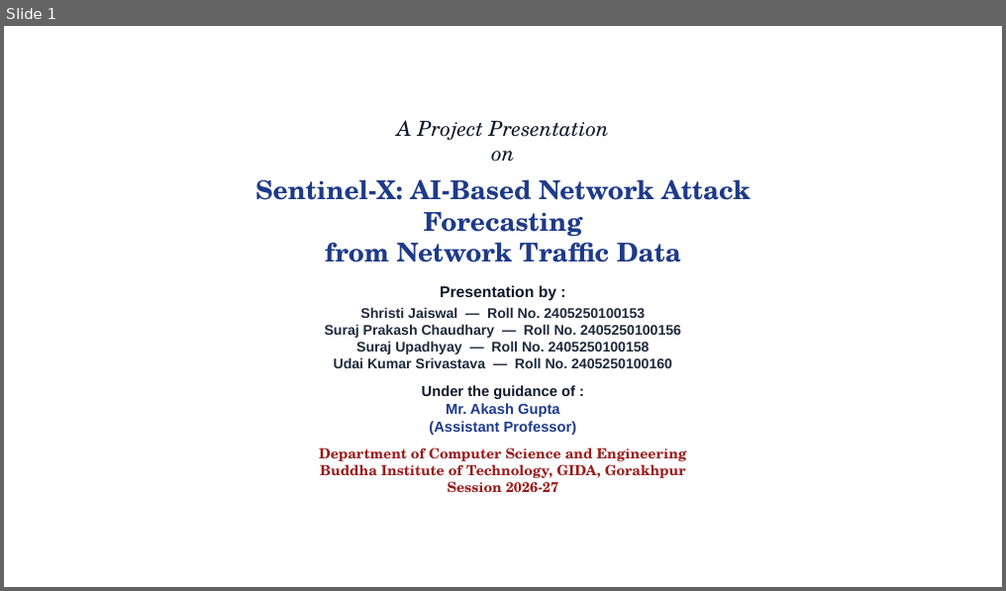
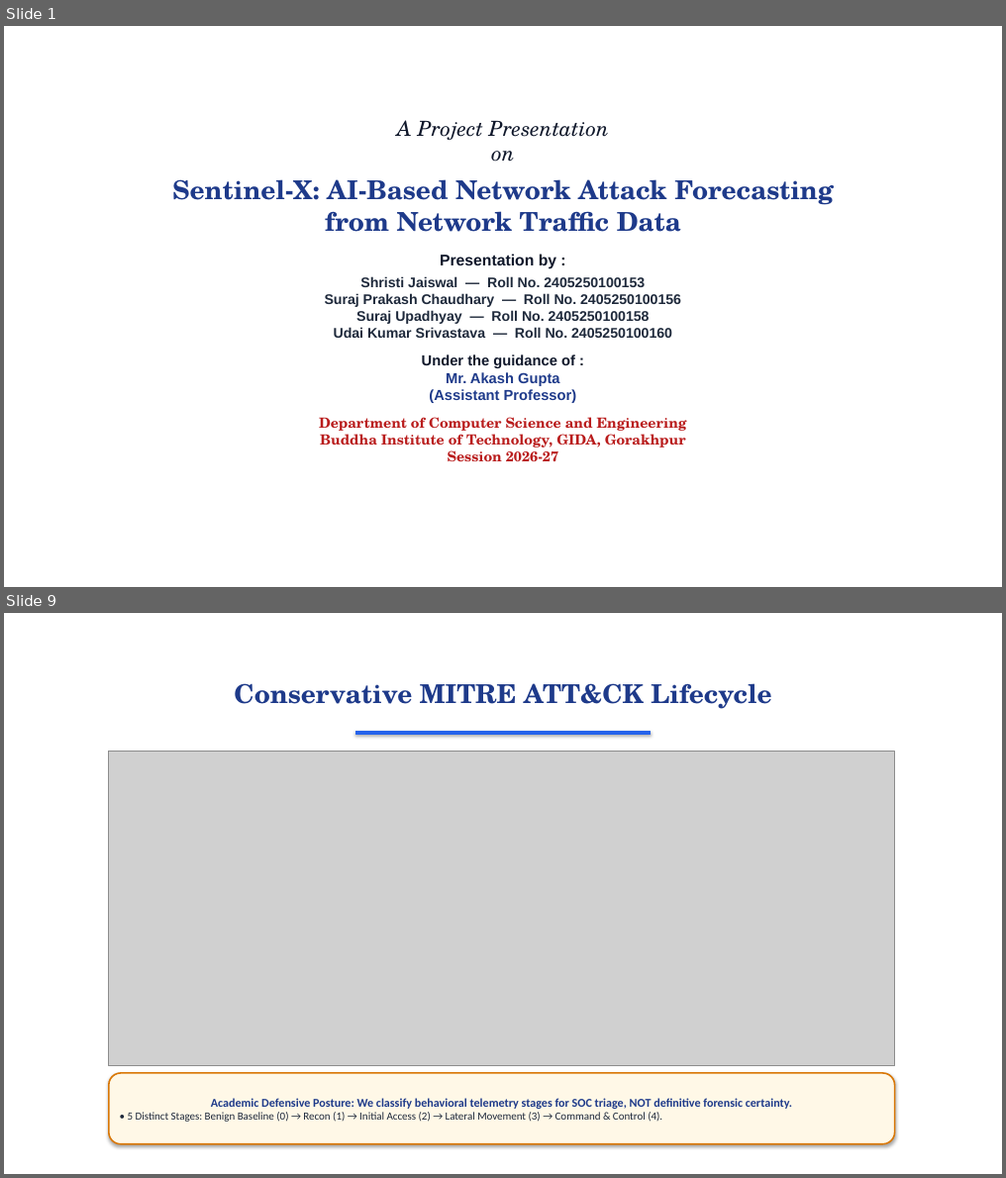
Before and after one commit to surajbuilds53/sentinel-x, a slide deck: Sentinel-X_Presentation.pptx. Shown one above the other, each under a label of ours: slide 1 before the commit, slides 1 and 9 after it; the slides between them are not shown. The pictures are 1006x591 and 1006x1178 pixels, drawn with LibreOffice and Linux fonts; fonts in the diff are those of the drawing; grey boxes stand for pictures; background and template pictures are left out. Boxes give left, top, right and bottom in pixels: in the first picture for what was removed or moved away, otherwise in the second. Text is boxed around its words. In the diff, an @@ line names an element or a change of style, - is before the commit and + after.

```diff
--- a/Sentinel-X_Presentation.pptx
+++ b/Sentinel-X_Presentation.pptx
@@ slide 9 added at <box>4,613,1002,1174</box>, background picture (left out) @@
@@ text added at <box>234,683,771,709</box>, 25 pt, text #1E3A8A, bold @@
+Conservative MITRE ATT&CK Lifecycle
@@ rectangle added at <box>355,731,650,735</box>, fill #2563EB, outline #2563EB 0.75 pt @@
@@ picture added at <box>109,752,895,1065</box> @@
@@ rounded rectangle added at <box>109,1073,895,1145</box>, fill #FFF8E7, outline #D97706 1.5 pt, 11.5 pt, text #1E3A8A, bold @@
+Academic Defensive Posture: We classify behavioral telemetry stages for SOC triage, NOT definitive forensic certainty.
+• 5 Distinct Stages: Benign Baseline (0) → Recon (1) → Initial Access (2) → Lateral Movement (3) → Command & Control (4).
@@ slide 1 changed as well @@
@@ text "A Project Presentation on": place and size @@
-text "A Project Presentation on" at <box>255,120,750,492</box>
+text "A Project Presentation on" at <box>172,120,834,462</box>
@@ text at <box>319,417,687,462</box>: text colour #991B1B to #B91C1C in "Department of Computer Science and Engineering Buddha ..." @@
```
Also in this commit, not shown: 1 other slide changed, 11 other slides added, 16 slides removed, 11 other files.
